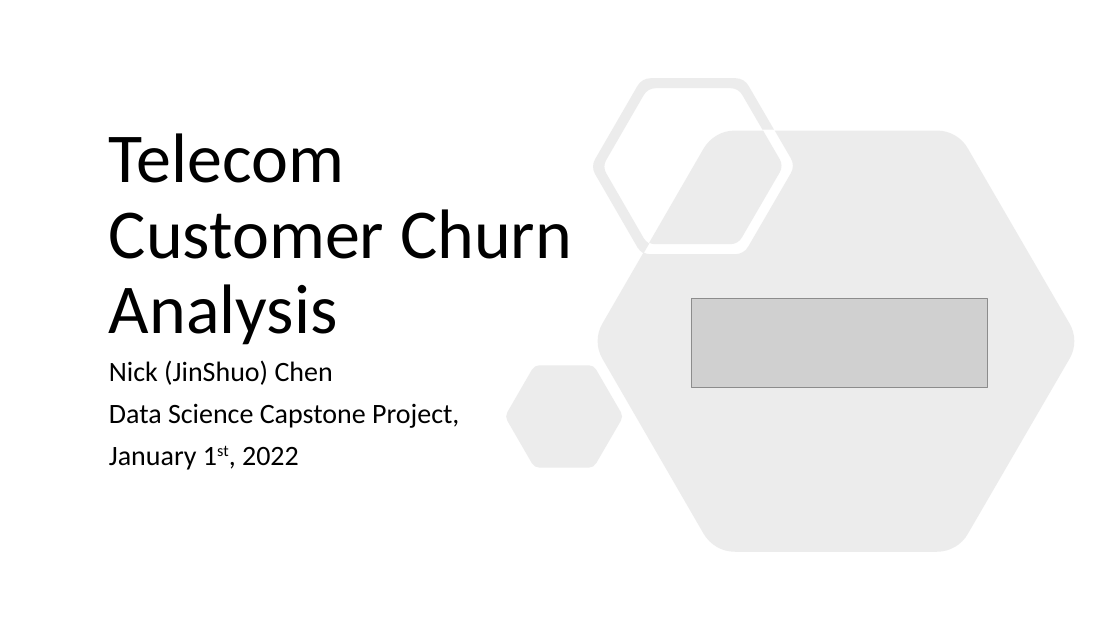
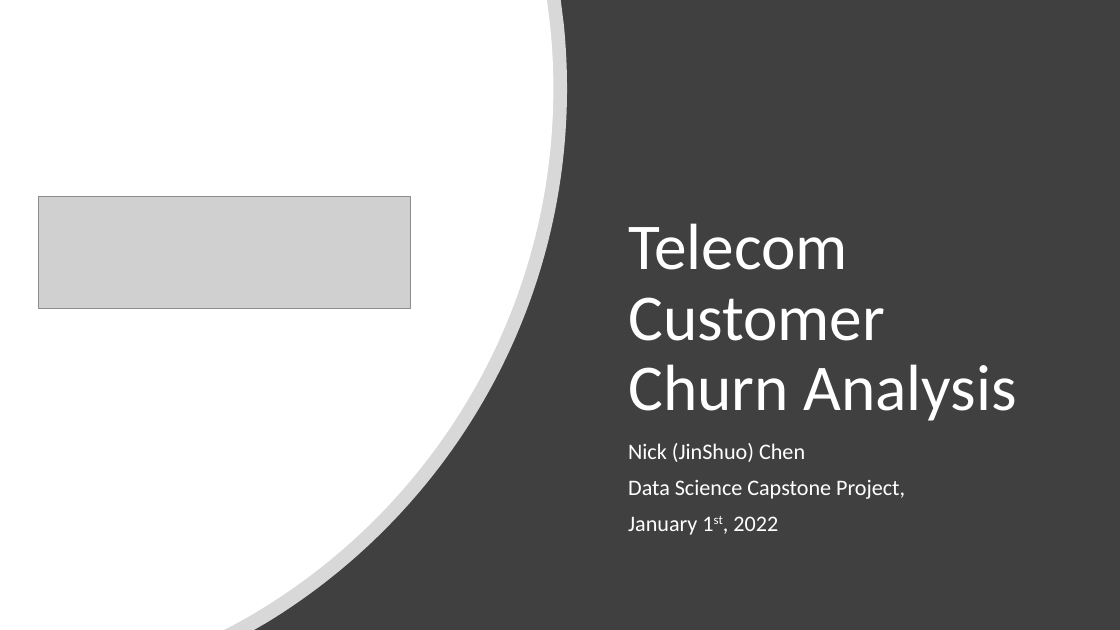
Before and after one commit to jinshuochen/Spring-Board-Capstone-Three, a slide deck: slide 1 of Customer Churn/reports/Customer Churn Final Presentation.pptx. Drawn at 1120x630 pixels with LibreOffice and Linux fonts; fonts in the diff are those of the drawing; grey boxes stand for pictures. Boxes give left, top, right and bottom in pixels: in the first picture for what was removed or moved away, otherwise in the second. Text is boxed around its words. In the diff, an @@ line names an element or a change of style, - is before the commit and + after.

Commit message:
Updated Final Presentation
Changed the background

```diff
--- a/Customer Churn/reports/Customer Churn Final Presentation.pptx
+++ b/Customer Churn/reports/Customer Churn Final Presentation.pptx
@@ background #000000 to #FFFFFF @@
@@ rectangle added at box(0, 0, 1120, 630), fill #404040 @@
@@ freeform shape added at box(0, 0, 567, 630), fill #FFFFFF at 80% opacity @@
@@ freeform shape added at box(0, 0, 554, 630), fill #FFFFFF @@
@@ freeform shape removed at box(507, 78, 1075, 552) @@
@@ title "Telecom Customer Churn Analysis": place and size @@
-title "Telecom Customer Churn Analysis" at box(109, 133, 572, 345)
+title "Telecom Customer Churn Analysis" at box(628, 223, 1016, 421)
@@ title "Telecom Customer Churn Analysis" at box(628, 223, 1016, 421): size 60 to 56 pt @@
@@ picture: place and size @@
-picture at box(692, 299, 988, 388)
+picture at box(39, 197, 411, 308)
@@ subtitle "Nick (JinShuo) Chen": place and size @@
-subtitle "Nick (JinShuo) Chen" at box(109, 360, 459, 470)
+subtitle "Nick (JinShuo) Chen" at box(628, 443, 905, 535)
@@ subtitle "Nick (JinShuo) Chen" at box(628, 443, 905, 535): size 24 to 19 pt @@
```
Also in this commit, not shown: 17 other slides changed, 1 slide removed.
